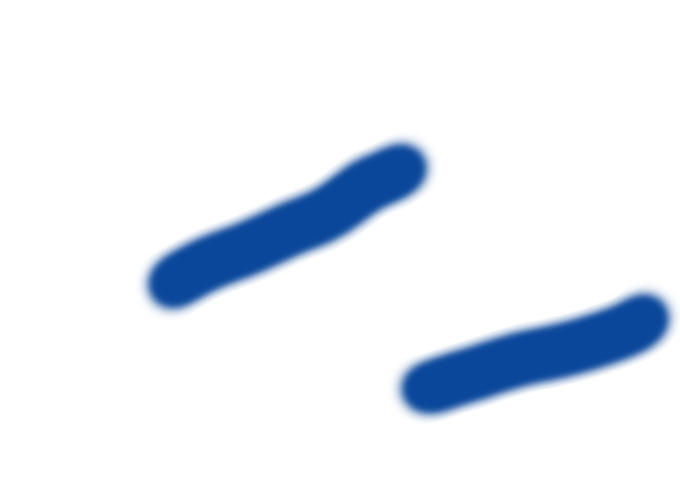
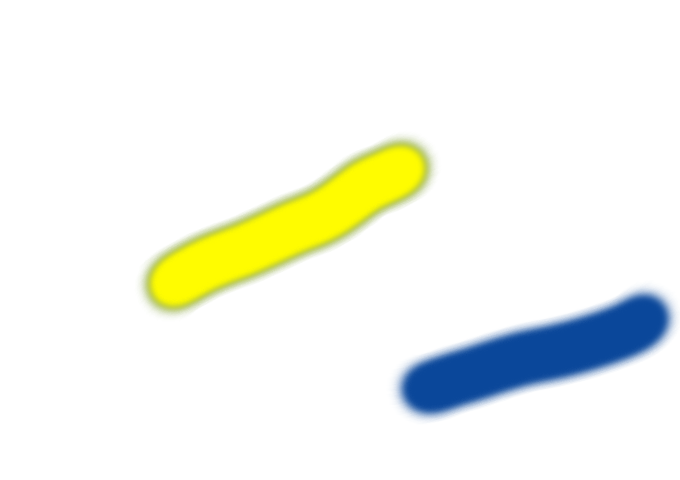
Layered file, before and after one edit (680x480). Changes by layer:
painted on "Layer 2" over (135, 132, 440, 320)
